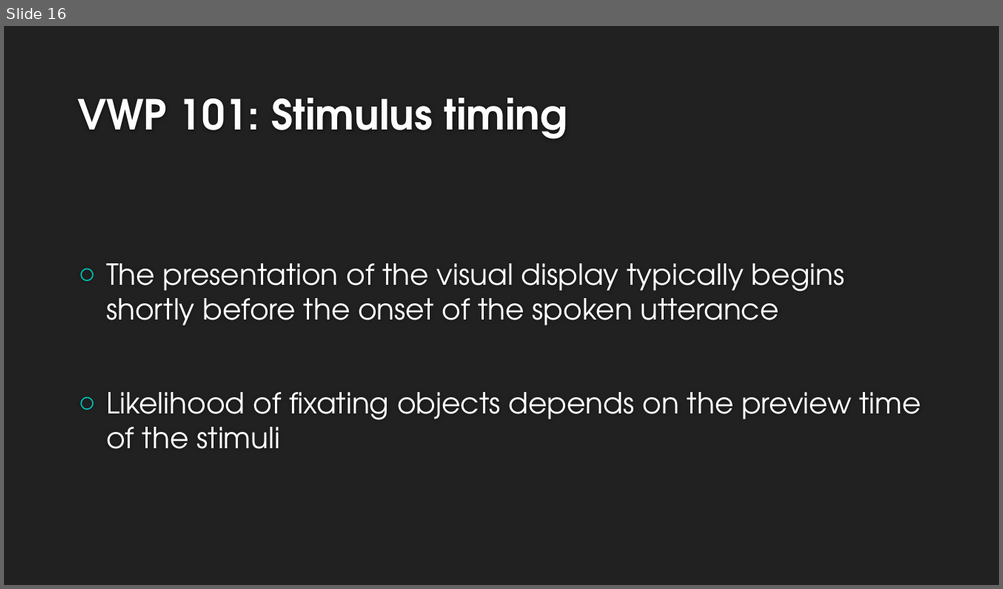
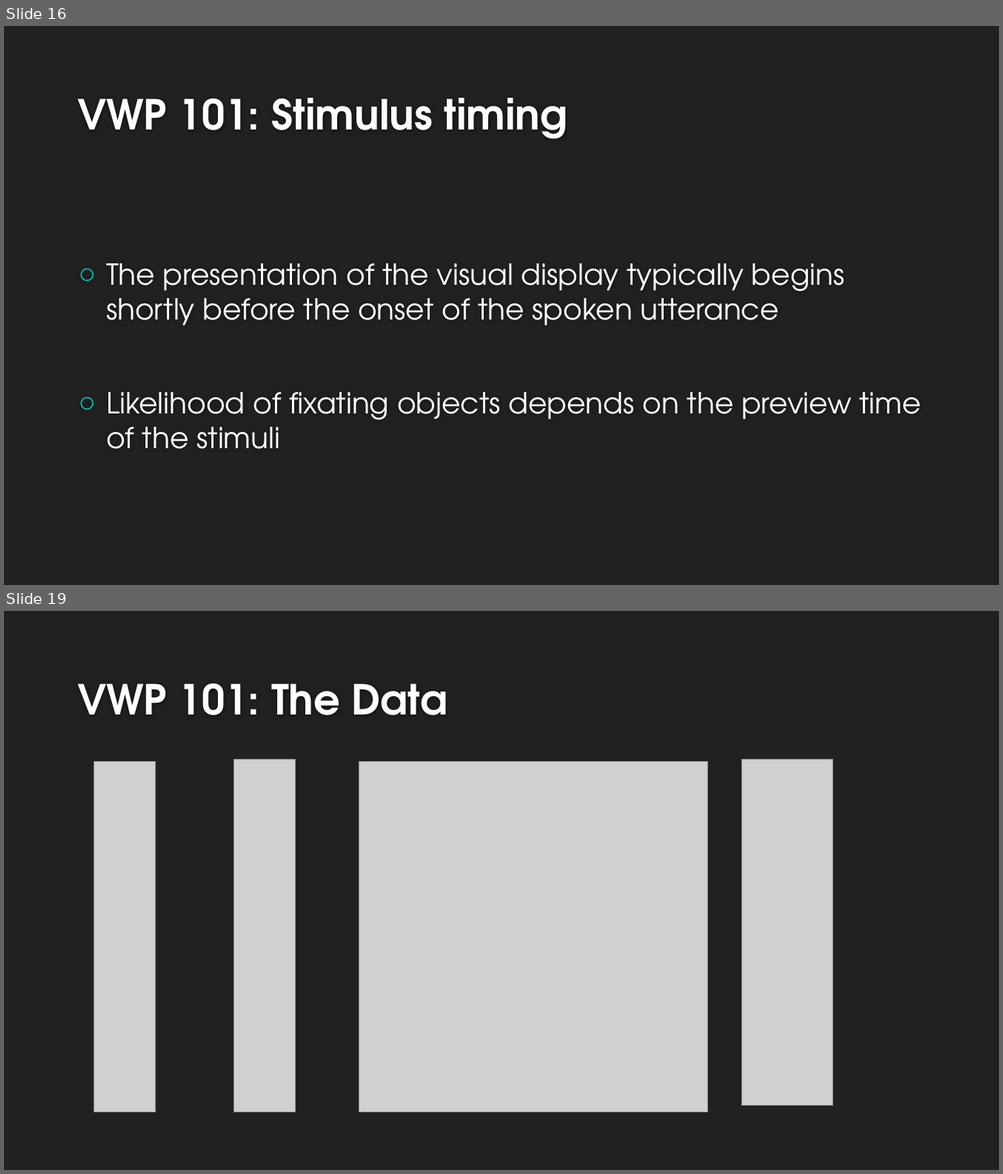
Before and after one commit to allisoct/ETLR23-24, a slide deck: slides/Day3.pptx. Shown one above the other, each under a label of ours: slide 16 before the commit, slides 16 and 19 after it; the slides between them are not shown. The pictures are 1003x589 and 1003x1174 pixels, drawn with LibreOffice and Linux fonts; fonts in the diff are those of the drawing; grey boxes stand for pictures; background and template pictures are left out. Boxes give left, top, right and bottom in pixels: in the first picture for what was removed or moved away, otherwise in the second. Text is boxed around its words. In the diff, an @@ line names an element or a change of style, - is before the commit and + after.

```diff
--- a/slides/Day3.pptx
+++ b/slides/Day3.pptx
@@ slide 19 added at [4, 611, 999, 1170], background #212121 @@
@@ title added at [77, 684, 447, 715], 40 pt, text #FEFEFE, bold @@
+VWP 101: The Data
@@ picture added at [94, 762, 156, 1113] @@
@@ picture added at [234, 760, 295, 1113] @@
@@ picture added at [359, 762, 708, 1113] @@
@@ picture added at [741, 760, 833, 1105] @@
```
Also in this commit, not shown: 2 slides changed, 15 other slides added, 1 slide removed.
